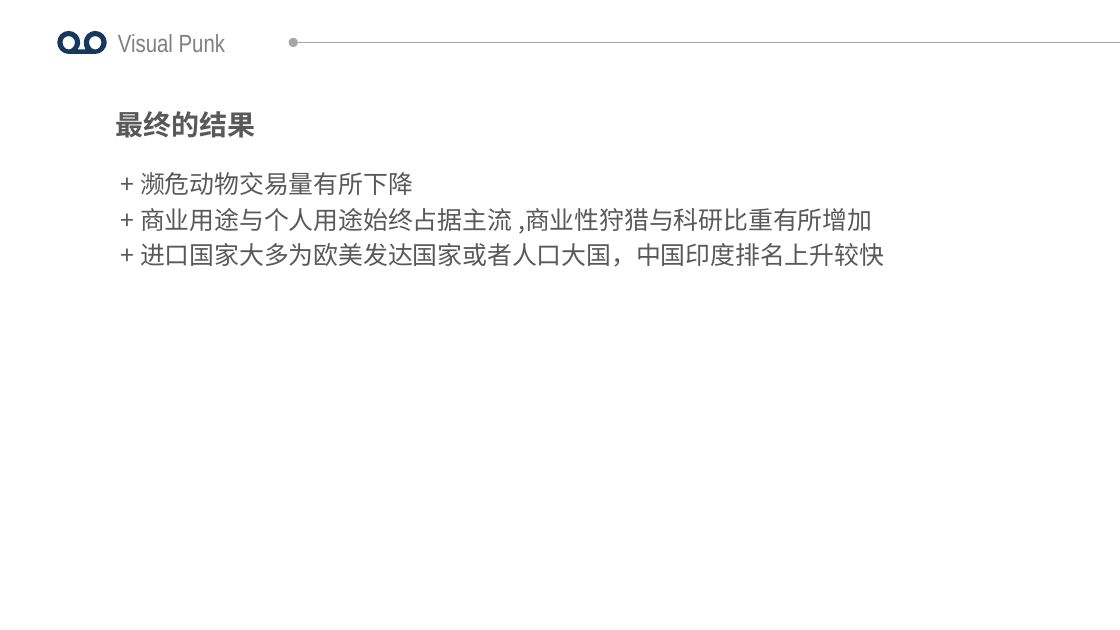
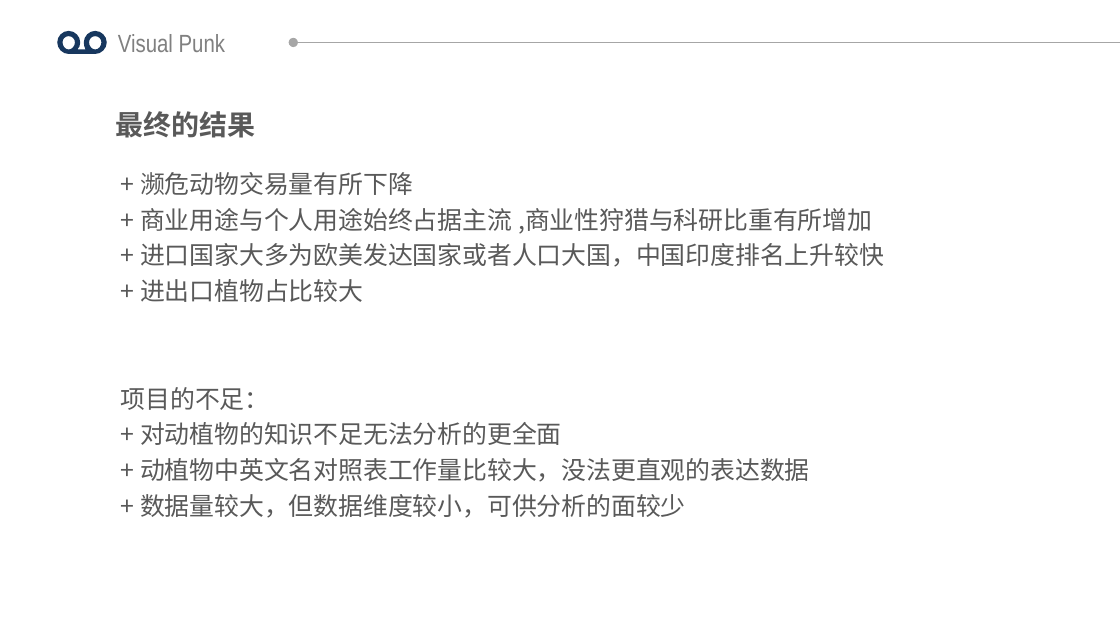
Before and after one commit to FontaineGuo/DataVisualization_LessonProject, a slide deck: slide 11 of Documents/PPT内容/visualPunk-ppt.pptx. Drawn at 1120x630 pixels with LibreOffice and Linux fonts; fonts in the diff are those of the drawing. Boxes give left, top, right and bottom in pixels: in the first picture for what was removed or moved away, otherwise in the second. Text is boxed around its words. In the diff, an @@ line names an element or a change of style, - is before the commit and + after.

```diff
--- a/Documents/PPT内容/visualPunk-ppt.pptx
+++ b/Documents/PPT内容/visualPunk-ppt.pptx
@@ text at <box>121,279,810,518</box>: paragraphs added @@
++ 进出口植物占比较大
+项目的不足：
++ 对动植物的知识不足无法分析的更全面
++ 动植物中英文名对照表工作量比较大，没法更直观的表达数据
++ 数据量较大，但数据维度较小，可供分析的面较少
```
Also in this commit, not shown: 2 other slides changed.
